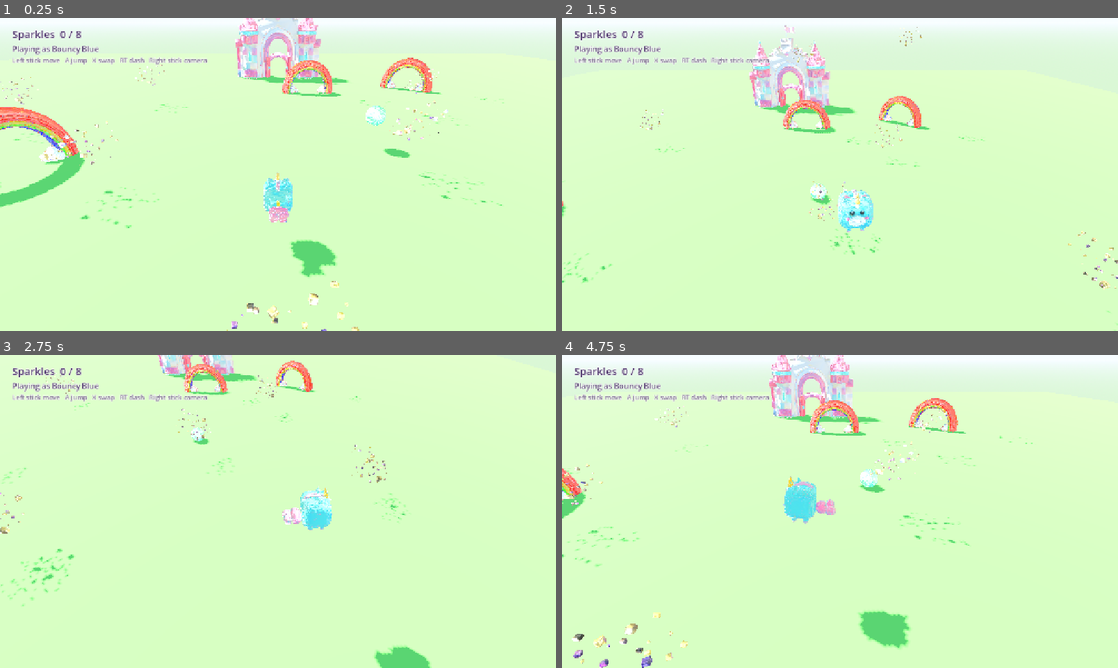
Above: before the commit, frames 1-4 (two rows, left to right).
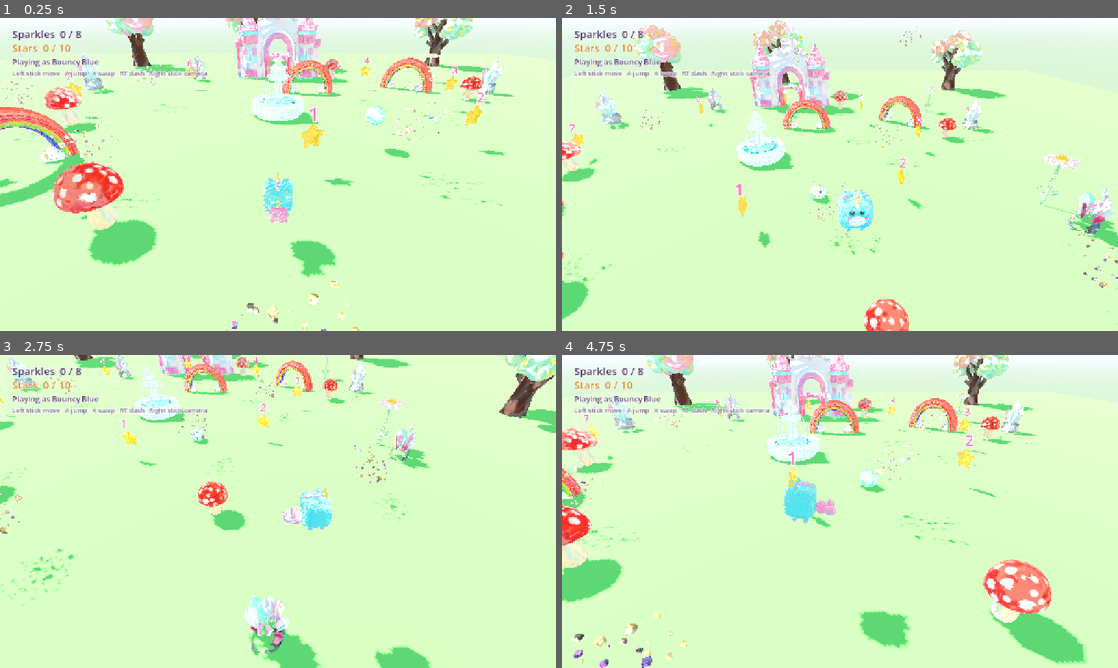
Above: after the commit, the same moments.

Repository: tisSoFluffy/barony
Game: Godot game, scene res://scenes/Main.tscn
Two runs of this game, one before a commit and one after it. Both use one fixed random seed, a clock stepped at 60 frames per second and the inputs below.
Inputs:
- Up to frame 1 (0.25 s): no input
- Up to frame 2 (1.5 s): hold D (move_right) 0.53-1.28 s; tap Space (jump) at 0.6, 0.77, 1.07 s; hold S (move_back) from 1.28 s (still down); tap Shift (dash) at 1.35 s
- Up to frame 3 (2.75 s): tap Space (jump) at 1.52, 1.55, 1.82, 2.3 s; release S (move_back) at 2.03 s; hold D (move_right) from 2.03 s (still down); tap Down (look_down) at 2.1 s
- Up to frame 4 (4.75 s): release D (move_right) at 2.78 s; hold W (move_forward) 2.78-3.53 s; tap Left (look_left) at 2.85 s; tap Space (jump) at 3.02, 3.05, 3.32, 3.77, 3.8, 4.07, 4.52, 4.55 s; hold A (move_left) from 3.53 s (still down); tap Right (look_right) at 3.6 s; tap Up (look_up) at 4.35 s

The runs differ from the first frame. In frame 1, 9.6% of the frame differs, in the area x 0-93%, y 0-80%; in frame 2, 9.2%; in frame 3, 8.2%; in frame 4, 11%, in the area x 0-95%, y 0-99%.

Commit message:
Rainbow Sparkle Squad: star counting trail, spoken numbers, fantasy set dressing
Adds a counting game on top of the sparkle hunt, and dresses the meadow as a
place a unicorn would live. All models come through the existing
Flux -> TRELLIS2 -> import_assets.py pipeline.

Star counting trail:
  * Star.gd - ten plush stars numbered 1-10 (billboarded Label3D), strung in a
    ground-level loop from the spawn pad clockwise around the meadow. STAR_SPOTS
    in Game.gd; all reachable on foot with either character.
  * HUD gains a "Stars N / 10" tally and an "all found!" state; a banner fires
    on the tenth.
  * set_deferred("monitoring", ...) on pickup so it does not trip the in-signal
    error Sparkle.gd still hits.

Spoken numbers:
  * On pickup a star says its own number - "One!" .. "Ten!" - from a shared
    non-positional AudioStreamPlayer owned by Game (so the clip outlives the
    star's queue_free). tools/make_count_voices.ps1 renders the ten clips with
    the built-in Windows voice; assets/audio/count_01..10.wav.

Fantasy set dressing:
  * Decor.gd - one reusable non-interactive prop: model + placement, optional
    trunk/base collider, procedural sway (plants) / bob (clouds) / flat repaint.
  * DECOR array in Game.gd: a sparkle fountain centrepiece, a candy-tree
    treeline, toadstools and crystal clusters through the mid-field, a flower
    patch, and small clouds high at the edges. Laid out clear of the sparkle
    ring and star trail; only the fountain and tree trunks collide.
  * Six new models (toadstool, crystal_cluster, candy_tree, giant_flower,
    sparkle_fountain, cloud_puff) added to the import_assets ASSETS map.
  * Fill light 0.25 -> 0.34 so the tree trunks are not near-black.

Verified: playtest.gd 8/8; all decor nodes build with meshes.

Co-Authored-By: Claude Sonnet 5 <noreply@anthropic.com>
Claude-Session: https://claude.ai/code/session_018DK4GNr2uQyTCEfce6xZgi

Diff:
--- /dev/null
+++ b/rainbow-sparkle-squad/scripts/Decor.gd
@@ -0,0 +1,73 @@
+class_name Decor
+extends Node3D
+
+## Non-interactive set dressing: one generated model, placed and scaled.
+##
+## The playground is built from code (see Game.gd), so scenery is data too - a
+## model path plus where to stand it. Most props are pure visual; the big ones
+## (tree trunks, the fountain) get a plain cylinder collider so the unicorn
+## bumps them instead of walking through, set with `solid`.
+##
+## `sway` gives plants a slow idle rock; `bob` lets the clouds drift up and
+## down. Both are procedural - there are no rigs or animation clips anywhere in
+## this project.
+
+var model_path := ""
+var height := 1.0
+var by_width := false        # scale to the widest horizontal axis, not height
+var yaw := 0.0
+var solid := false
+var solid_radius := 0.5
+var solid_height := 2.0
+var sway := 0.0              # radians of tilt amplitude
+var bob := 0.0               # metres of vertical drift
+var bob_hz := 0.12
+# When opaque, repaint every surface this flat colour instead of its baked
+# texture - the clouds come off TRELLIS with a speckled UV-seam crackle, and a
+# plain matte white reads far cleaner for something that is pure white anyway.
+var repaint := Color(0, 0, 0, 0)
+
+var _visual: Node3D
+var _base_y := 0.0
+var _phase := 0.0
+
+
+func _ready() -> void:
+	_visual = Models.spawn_wide(model_path, height) if by_width \
+		else Models.spawn(model_path, height)
+	_visual.rotation.y += yaw
+	add_child(_visual)
+
+	if repaint.a > 0.0:
+		var mat := StandardMaterial3D.new()
+		mat.albedo_color = repaint
+		mat.roughness = 1.0
+		for node in _visual.find_children("*", "MeshInstance3D", true, false):
+			var mi := node as MeshInstance3D
+			for s in mi.get_surface_override_material_count():
+				mi.set_surface_override_material(s, mat)
+
+	if solid:
+		var body := StaticBody3D.new()
+		var col := CollisionShape3D.new()
+		var shape := CylinderShape3D.new()
+		shape.radius = solid_radius
+		shape.height = solid_height
+		col.shape = shape
+		col.position.y = solid_height * 0.5
+		body.add_child(col)
+		add_child(body)
+
+	_base_y = position.y
+	_phase = randf() * TAU
+	set_process(sway > 0.0 or bob > 0.0)
+
+
+func _process(delta: float) -> void:
+	_phase += delta
+	if sway > 0.0:
+		# Two out-of-phase axes so it circles a little rather than rocking flat.
+		_visual.rotation.x = sin(_phase * 0.9) * sway
+		_visual.rotation.z = sin(_phase * 1.3 + 1.0) * sway * 0.6
+	if bob > 0.0:
+		position.y = _base_y + sin(_phase * TAU * bob_hz) * bob
--- a/rainbow-sparkle-squad/scripts/Game.gd
+++ b/rainbow-sparkle-squad/scripts/Game.gd
@@ -7,6 +7,7 @@
 ## headlessly without a scene file drifting out of sync with the scripts.
 
 const SPARKLE_TARGET := 8
+const STAR_TARGET := 10
 const FALL_LIMIT := -12.0        # below this you get put back on the spawn pad
 
 # Hand-placed layout. Sparkles sit on a loose ring plus a few up on the arches,
@@ -24,14 +25,95 @@
 	{"pos": Vector3(9, 0, -9), "yaw": -0.6},
 ]
 
+# Numbered stars, 1..10, strung in a loop around the meadow starting just in
+# front of the spawn pad and running clockwise. All on the ground and reachable
+# on foot with either character - this is a counting lap, not a platforming one.
+const STAR_SPOTS := [
+	Vector3(1, 0.9, 3), Vector3(7, 0.9, 1), Vector3(9, 0.9, -4),
+	Vector3(6, 0.9, -9), Vector3(0, 0.9, -11), Vector3(-6, 0.9, -9),
+	Vector3(-10, 0.9, -3), Vector3(-9, 0.9, 3), Vector3(-5, 0.9, 8),
+	Vector3(-3, 0.9, 10),
+]
+
 const SPAWN := Vector3(0, 1.2, 6)
+
+# Fantasy set dressing - all generated GLBs, all non-interactive. `m` is the
+# model basename under assets/models/; `p` is where its feet go. Optional:
+# `h` height in metres (default 1.5), `w` scale by footprint not height,
+# `y` yaw, `solid` a trunk/base collider, `sway` idle plant rock, `bob` cloud
+# drift. Placed clear of the sparkle ring and the star trail.
+const DECOR := [
+	# Fountain: the centrepiece the meadow is arranged around.
+	{"m": "sparkle_fountain", "p": Vector3(0, 0, -3), "h": 2.7, "solid": true,
+		"sr": 1.7, "sh": 1.3},
+
+	# A ring of candy trees well out past the play area - the treeline.
+	{"m": "candy_tree", "p": Vector3(-18, 0, 11), "h": 6.0, "y": 0.4, "solid": true, "sr": 0.5, "sh": 3.0, "sway": 0.015},
+	{"m": "candy_tree", "p": Vector3(-22, 0, -7), "h": 5.4, "y": 1.7, "solid": true, "sr": 0.5, "sh": 3.0, "sway": 0.02},
+	{"m": "candy_tree", "p": Vector3(-15, 0, -21), "h": 6.6, "y": 2.6, "solid": true, "sr": 0.5, "sh": 3.0, "sway": 0.015},
+	{"m": "candy_tree", "p": Vector3(17, 0, -21), "h": 6.1, "y": -0.6, "solid": true, "sr": 0.5, "sh": 3.0, "sway": 0.018},
+	{"m": "candy_tree", "p": Vector3(23, 0, -3), "h": 5.5, "y": -1.4, "solid": true, "sr": 0.5, "sh": 3.0, "sway": 0.02},
+	{"m": "candy_tree", "p": Vector3(19, 0, 15), "h": 6.2, "y": 0.9, "solid": true, "sr": 0.5, "sh": 3.0, "sway": 0.015},
+	{"m": "candy_tree", "p": Vector3(-3, 0, -25), "h": 7.0, "y": 0.2, "solid": true, "sr": 0.6, "sh": 3.0, "sway": 0.012},
+
+	# A flower patch on the west side, plus a few strays.
+	{"m": "giant_flower", "p": Vector3(-13.5, 0, 2), "h": 2.4, "y": 0.3, "sway": 0.05},
+	{"m": "giant_flower", "p": Vector3(-15, 0, 4), "h": 2.0, "y": 1.1, "sway": 0.06},
+	{"m": "giant_flower", "p": Vector3(-12.5, 0, 5.5), "h": 2.6, "y": -0.5, "sway": 0.05},
+	{"m": "giant_flower", "p": Vector3(-14.5, 0, -1), "h": 2.2, "y": 2.0, "sway": 0.055},
+	{"m": "giant_flower", "p": Vector3(13, 0, 1.5), "h": 2.3, "y": 0.8, "sway": 0.05},
+	{"m": "giant_flower", "p": Vector3(-1.5, 0, 13), "h": 2.5, "y": -1.2, "sway": 0.05},
+	{"m": "giant_flower", "p": Vector3(12, 0, -12), "h": 2.1, "y": 1.6, "sway": 0.06},
+
+	# Toadstools dotted through the mid-field.
+	{"m": "toadstool", "p": Vector3(-4, 0, 5.5), "h": 1.6, "y": 0.5},
+	{"m": "toadstool", "p": Vector3(5.5, 0, 7), "h": 1.3, "y": 2.1},
+	{"m": "toadstool", "p": Vector3(-9.5, 0, -1.5), "h": 1.7, "y": -0.8},
+	{"m": "toadstool", "p": Vector3(11.5, 0, -6), "h": 1.4, "y": 1.2},
+	{"m": "toadstool", "p": Vector3(-12.5, 0, 7.5), "h": 1.5, "y": 3.0},
+	{"m": "toadstool", "p": Vector3(4.5, 0, -13), "h": 1.6, "y": -2.0},
+	{"m": "toadstool", "p": Vector3(-6.5, 0, 11), "h": 1.2, "y": 0.9},
+
+	# Crystal clusters as glinting accents.
+	{"m": "crystal_cluster", "p": Vector3(-6.5, 0, -12.5), "h": 2.0, "y": 0.4},
+	{"m": "crystal_cluster", "p": Vector3(13.5, 0, 3), "h": 1.8, "y": 1.5},
+	{"m": "crystal_cluster", "p": Vector3(-13, 0, -9), "h": 2.4, "y": -0.7},
+	{"m": "crystal_cluster", "p": Vector3(7.5, 0, 11.5), "h": 1.7, "y": 2.3},
+	{"m": "crystal_cluster", "p": Vector3(14, 0, -8), "h": 2.1, "y": -1.9},
+
+	# A few small clouds floating high and out at the edges - pure backdrop, well
+	# above the highest jump. Repainted flat white: the raw TRELLIS texture has a
+	# speckled UV-seam crackle that a plain matte reads straight past.
+	{"m": "cloud_puff", "p": Vector3(-24, 14, 6), "h": 3.6, "w": true, "bob": 0.4, "repaint": Color(0.97, 0.98, 1.0)},
+	{"m": "cloud_puff", "p": Vector3(22, 15, -3), "h": 4.0, "w": true, "bob": 0.45, "bob_hz": 0.09, "repaint": Color(0.97, 0.98, 1.0)},
+	{"m": "cloud_puff", "p": Vector3(-7, 16, -26), "h": 3.2, "w": true, "bob": 0.35, "bob_hz": 0.11, "repaint": Color(0.97, 0.98, 1.0)},
+	{"m": "cloud_puff", "p": Vector3(15, 13, 21), "h": 3.6, "w": true, "bob": 0.4, "bob_hz": 0.08, "repaint": Color(0.97, 0.98, 1.0)},
+]
+
+# Spoken "One!" .. "Ten!" - one clip per star, played on pickup. Rendered from
+# the Windows voice; see tools/make_count_voices.ps1.
+const STAR_VOICES: Array[AudioStream] = [
+	preload("res://assets/audio/count_01.wav"),
+	preload("res://assets/audio/count_02.wav"),
+	preload("res://assets/audio/count_03.wav"),
+	preload("res://assets/audio/count_04.wav"),
+	preload("res://assets/audio/count_05.wav"),
+	preload("res://assets/audio/count_06.wav"),
+	preload("res://assets/audio/count_07.wav"),
+	preload("res://assets/audio/count_08.wav"),
+	preload("res://assets/audio/count_09.wav"),
+	preload("res://assets/audio/count_10.wav"),
+]
 
 var _player: Player
 var _camera: FollowCamera
 var _hud: HUD
 var _gate: Gate
 var _sparkles := 0
+var _stars := 0
+var _all_stars := false
 var _won := false
+var _voice: AudioStreamPlayer
 
 
 func _ready() -> void:
@@ -40,10 +122,19 @@
 	_build_ground()
 	_build_gate()
 	_build_arches()
+	_build_decor()
 	_build_sparkles()
+	_build_stars()
 	_build_ball()
 	_build_player()
 	_build_hud()
+
+	# One shared voice player, non-positional so the number is always clear no
+	# matter where on the trail the star was grabbed.
+	_voice = AudioStreamPlayer.new()
+	_voice.name = "StarVoice"
+	_voice.volume_db = 2.0
+	add_child(_voice)
 
 
 func _process(_delta: float) -> void:
@@ -99,7 +190,7 @@
 	# raising overall exposure.
 	var fill := DirectionalLight3D.new()
 	fill.rotation_degrees = Vector3(-28, 60, 0)
-	fill.light_energy = 0.25
+	fill.light_energy = 0.34
 	fill.light_color = Color(0.82, 0.88, 1.0)
 	fill.shadow_enabled = false
 	add_child(fill)
@@ -157,6 +248,36 @@
 		add_child(sparkle)
 
 
+func _build_decor() -> void:
+	for i in DECOR.size():
+		var d: Dictionary = DECOR[i]
+		var prop := Decor.new()
+		prop.name = "Decor_%s_%d" % [d["m"], i]
+		prop.model_path = "res://assets/models/%s.glb" % d["m"]
+		prop.height = float(d.get("h", 1.5))
+		prop.by_width = bool(d.get("w", false))
+		prop.yaw = float(d.get("y", 0.0))
+		prop.solid = bool(d.get("solid", false))
+		prop.solid_radius = float(d.get("sr", 0.5))
+		prop.solid_height = float(d.get("sh", 2.0))
+		prop.sway = float(d.get("sway", 0.0))
+		prop.bob = float(d.get("bob", 0.0))
+		prop.bob_hz = float(d.get("bob_hz", 0.12))
+		prop.repaint = d.get("repaint", Color(0, 0, 0, 0))
+		prop.position = d["p"]
+		add_child(prop)
+
+
+func _build_stars() -> void:
+	for i in STAR_SPOTS.size():
+		var star := Star.new()
+		star.name = "Star%d" % (i + 1)
+		star.number = i + 1
+		star.position = STAR_SPOTS[i]
+		star.collected.connect(_on_star_collected)
+		add_child(star)
+
+
 ## A physics ball to knock around. Pure toy - it is not required to finish.
 func _build_ball() -> void:
 	var body := RigidBody3D.new()
@@ -197,6 +318,7 @@
 	_hud = HUD.new()
 	add_child(_hud)
 	_hud.set_sparkles(0, SPARKLE_TARGET)
+	_hud.set_stars(0, STAR_TARGET)
 	_hud.set_character(String(_player.character["name"]))
 
 
@@ -211,6 +333,20 @@
 		_clear_banner_after(1.8)
 
 
+func _on_star_collected(star: Star) -> void:
+	_stars += 1
+	_hud.set_stars(_stars, STAR_TARGET)
+
+	# Say the star's own number - "One!", "Two!", ... - as it is picked up.
+	var i: int = clampi(star.number - 1, 0, STAR_VOICES.size() - 1)
+	_voice.stream = STAR_VOICES[i]
+	_voice.play()
+	if _stars >= STAR_TARGET and not _all_stars:
+		_all_stars = true
+		_hud.show_banner("You found all ten stars!")
+		_clear_banner_after(2.2)
+
+
 func _on_player_swapped(def: Dictionary) -> void:
 	if _hud != null:
 		_hud.set_character(String(def["name"]))
--- a/rainbow-sparkle-squad/scripts/HUD.gd
+++ b/rainbow-sparkle-squad/scripts/HUD.gd
@@ -5,6 +5,7 @@
 ## Built in code so there is no .tscn to keep in sync with the scripts.
 
 var _counter: Label
+var _stars: Label
 var _who: Label
 var _hint: Label
 var _banner: Label
@@ -16,12 +17,16 @@
 	_counter.position = Vector2(28, 20)
 	add_child(_counter)
 
+	_stars = _make_label(24, Color(0.86, 0.55, 0.12))
+	_stars.position = Vector2(28, 52)
+	add_child(_stars)
+
 	_who = _make_label(18, Color(0.36, 0.28, 0.46))
-	_who.position = Vector2(28, 58)
+	_who.position = Vector2(28, 88)
 	add_child(_who)
 
 	_hint = _make_label(15, Color(0.42, 0.36, 0.50, 0.85))
-	_hint.position = Vector2(28, 86)
+	_hint.position = Vector2(28, 116)
 	_hint.text = "Left stick move   A jump   X swap   RT dash   Right stick camera"
 	add_child(_hint)
 
@@ -48,6 +53,13 @@
 		_counter.text = "Sparkles  %d   -  the gate is open!" % count
 
 
+func set_stars(count: int, total: int) -> void:
+	if count >= total:
+		_stars.text = "Stars  %d / %d   -  all found!" % [count, total]
+	else:
+		_stars.text = "Stars  %d / %d" % [count, total]
+
+
 func set_character(name: String) -> void:
 	_who.text = "Playing as %s" % name
 
--- /dev/null
+++ b/rainbow-sparkle-squad/scripts/Star.gd
@@ -0,0 +1,86 @@
+class_name Star
+extends Area3D
+
+## A numbered collectible star for the counting trail.
+##
+## Ten of these are strung in a loop around the meadow, each carrying a number
+## 1..10 on a billboarded label so a small player can count them off as she
+## runs the lap. Same spin-and-bob idle as `Sparkle`, but this one is its own
+## goal with its own HUD tally rather than feeding the gate.
+
+signal collected(star: Star)
+
+const SPIN_SPEED := 1.1
+const BOB_HEIGHT := 0.16
+const BOB_HZ := 0.9
+
+## Set by Game.gd before the star enters the tree.
+var number := 1
+
+var _visual: Node3D
+var _label: Label3D
+var _base_y := 0.0
+var _phase := 0.0
+var _taken := false
+
+
+func _ready() -> void:
+	_visual = Models.spawn("res://assets/models/star.glb", 0.7)
+	add_child(_visual)
+
+	# The number floats just above the star, always turned to face the camera
+	# so it stays readable from anywhere on the trail.
+	_label = Label3D.new()
+	_label.text = str(number)
+	_label.font_size = 200
+	_label.outline_size = 48
+	_label.modulate = Color(0.98, 0.42, 0.62)
+	_label.outline_modulate = Color(1, 1, 1, 0.95)
+	_label.billboard = BaseMaterial3D.BILLBOARD_ENABLED
+	_label.pixel_size = 0.0026
+	_label.position.y = 1.0
+	_label.no_depth_test = false
+	add_child(_label)
+
+	var shape := CollisionShape3D.new()
+	var sphere := SphereShape3D.new()
+	sphere.radius = 0.8
+	shape.shape = sphere
+	add_child(shape)
+
+	_base_y = position.y
+	# Desync the bob so a trail of stars does not pulse in lockstep.
+	_phase = randf() * TAU
+	monitoring = true
+	body_entered.connect(_on_body_entered)
+
+
+func _process(delta: float) -> void:
+	if _taken:
+		return
+	_phase += delta
+	_visual.rotation.y += SPIN_SPEED * delta
+	position.y = _base_y + sin(_phase * TAU * BOB_HZ) * BOB_HEIGHT
+
+
+func _on_body_entered(body: Node3D) -> void:
+	if _taken or not (body is Player):
+		return
+	_taken = true
+	# Can't toggle monitoring from inside its own signal; defer it. The _taken
+	# guard already stops a second pickup this frame.
+	set_deferred("monitoring", false)
+	collected.emit(self)
+	_play_pickup()
+
+
+## Pop up and grow, then remove. Matches Sparkle's pickup so the two
+## collectibles feel like they belong to the same toybox.
+func _play_pickup() -> void:
+	var tween := create_tween()
+	tween.set_parallel(true)
+	tween.tween_property(_visual, "scale", Vector3.ONE * 1.8, 0.25) \
+		.set_trans(Tween.TRANS_BACK).set_ease(Tween.EASE_OUT)
+	tween.tween_property(_label, "position:y", 2.0, 0.25)
+	tween.tween_property(self, "position:y", position.y + 1.2, 0.25)
+	tween.chain().tween_callback(queue_free)
Not shown, added: rainbow-sparkle-squad/assets/audio/count_01.wav.import
Not shown, added: rainbow-sparkle-squad/assets/audio/count_02.wav.import
Not shown, added: rainbow-sparkle-squad/assets/audio/count_03.wav.import
Not shown, added: rainbow-sparkle-squad/assets/audio/count_04.wav.import
Not shown, added: rainbow-sparkle-squad/assets/audio/count_05.wav.import
Not shown, added: rainbow-sparkle-squad/assets/audio/count_06.wav.import
Not shown, added: rainbow-sparkle-squad/assets/audio/count_07.wav.import
Not shown, added: rainbow-sparkle-squad/assets/audio/count_08.wav.import
Not shown, added: rainbow-sparkle-squad/assets/audio/count_09.wav.import
Not shown, added: rainbow-sparkle-squad/assets/audio/count_10.wav.import
Binary file added: rainbow-sparkle-squad/assets/models/candy_tree.glb
Not shown, added: rainbow-sparkle-squad/assets/models/candy_tree.glb.import
(and 58 more such lines)
